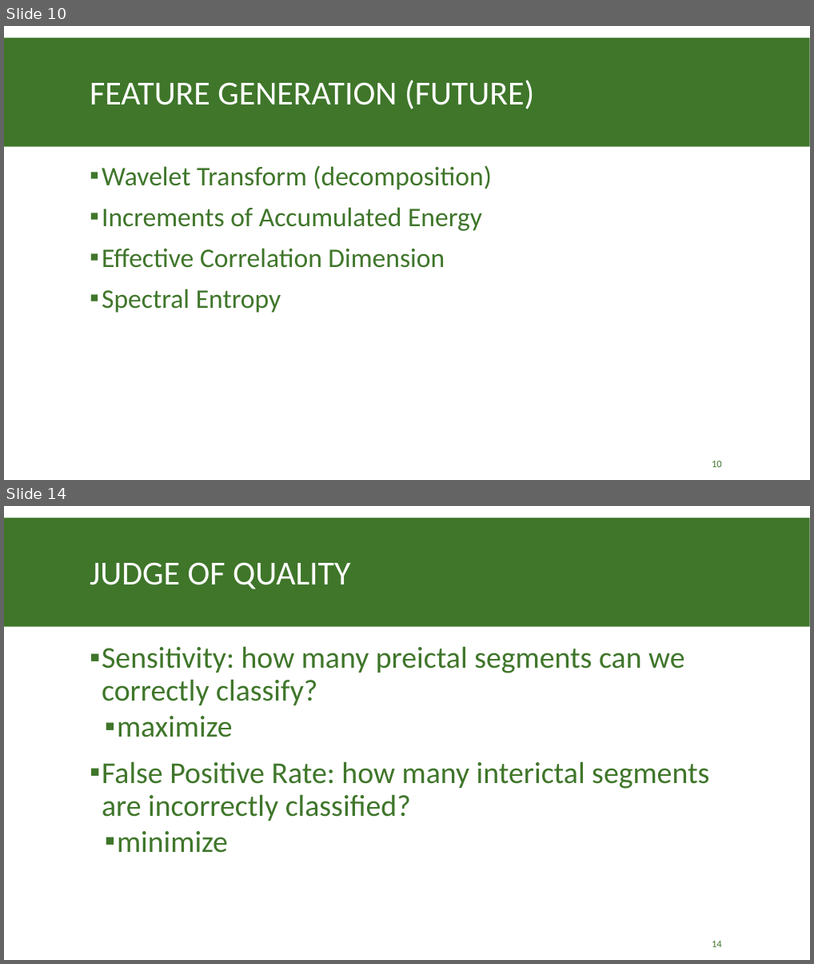
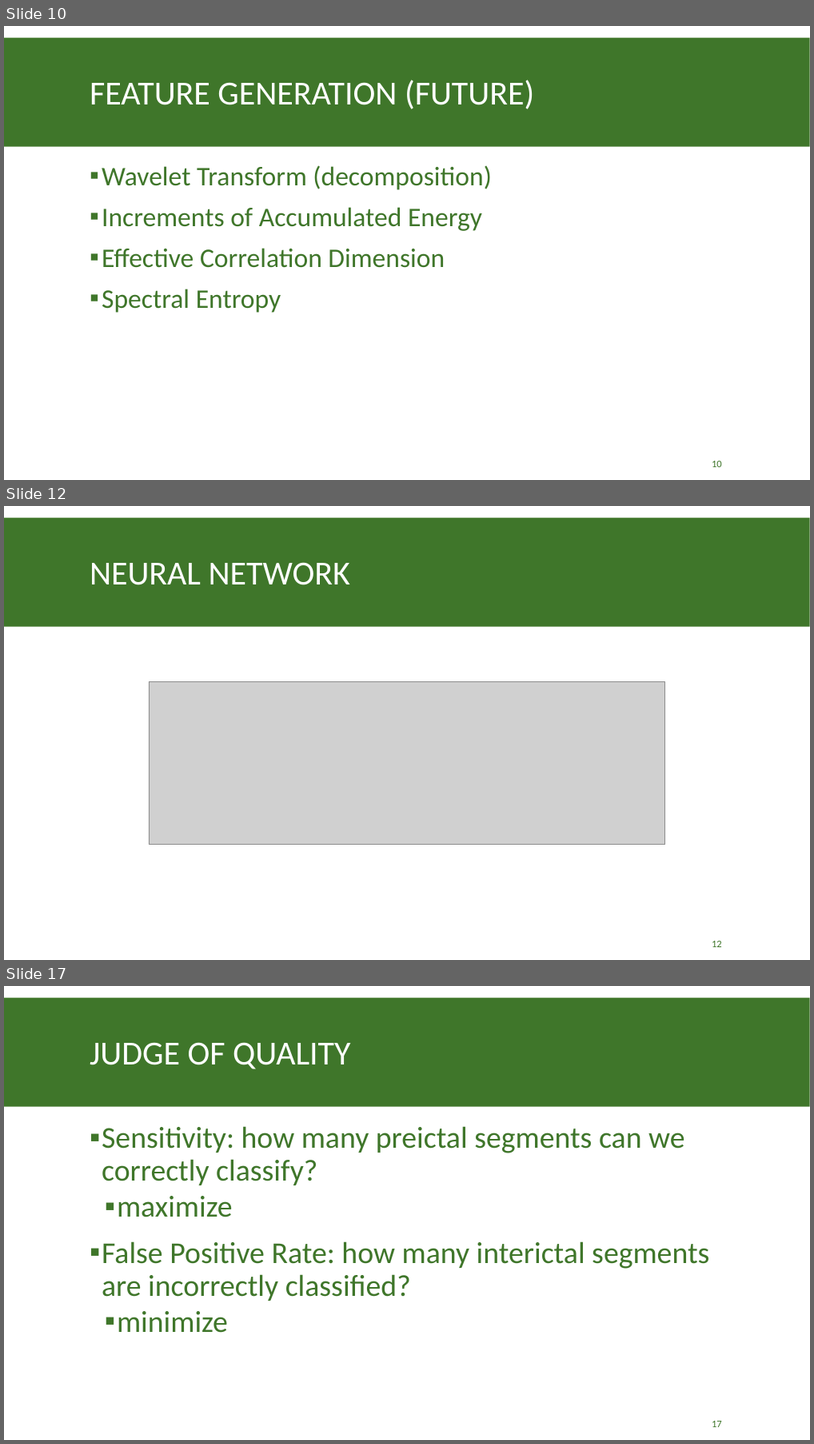
Before and after one commit to tneely/epileptic_dogs, a slide deck: milestone/Epileptic Seizure Prediction Mile Stone Presentation.pptx. Shown one above the other, each under a label of ours: slides 10 and 14 before the commit, slides 10, 12 and 17 after it; the slides between them are not shown. The pictures are 814x964 and 814x1444 pixels, drawn with LibreOffice and Linux fonts; fonts in the diff are those of the drawing; grey boxes stand for pictures. Boxes give left, top, right and bottom in pixels: in the first picture for what was removed or moved away, otherwise in the second. Text is boxed around its words. In the diff, an @@ line names an element or a change of style, - is before the commit and + after.

```diff
--- a/milestone/Epileptic Seizure Prediction Mile Stone Presentation.pptx
+++ b/milestone/Epileptic Seizure Prediction Mile Stone Presentation.pptx
@@ slide 12 added at [4,506,810,960], background #FFFFFF; not listed: 1 template element that a slide beside it also shows @@
@@ title added at [90,562,350,585], 40 pt, text #FFFFFF @@
+NEURAL NETWORK
@@ picture added at [149,681,666,844] @@
@@ page number added at [712,940,722,947], 12 pt, text #3F762A @@
+12
@@ what was slide 14 is now slide 17 @@
@@ page number at [712,1420,722,1427]: text changed @@
-14
+17
```
Also in this commit, not shown: 2 slides changed, 2 other slides added.
